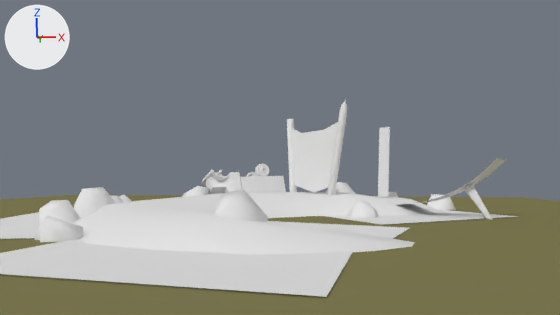
Renders of the Blender file Game/spidersIsle.blend from each side of a commit.
Rendered twice from the file's camera 'Camera'. Lighting does not change. The marker at upper left points along +X, +Y and +Z.

Objects in the first picture: 'G_Truck', 'LaunchRamp', 'Pen', 'Pen.001', 'PondScum', 'PondScum.001', 'PondScum.002', 'PondWaterTEST', 'Ruler', 'SI_Rock.001', 'SI_Rock.004', 'SI_Rock.005', 'SpiderIsle', 'Web'.
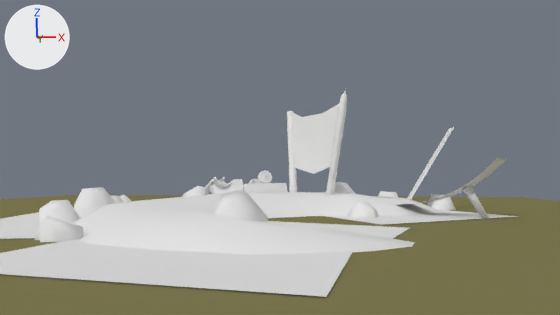
Pixel boxes [x1, y1, x2, y2] of what changed, in the pictures (560 x 315 px):
```json
{"object": "Web", "change": "mesh rescaled, moved", "before": [292, 122, 338, 193], "after": [291, 104, 339, 174]}
{"object": "G_Truck", "change": "moved", "before": [202, 163, 286, 194], "after": [205, 170, 288, 194]}
{"object": "Ruler", "change": "moved, turned", "before": [378, 127, 390, 197], "after": [407, 127, 454, 200]}
{"object": "Pen", "change": "moved", "before": [327, 100, 347, 195], "after": [326, 91, 347, 195]}
{"object": "LaunchRamp", "change": "reshaped, moved", "before": [400, 158, 507, 219], "after": [400, 158, 507, 205]}
{"object": "Pen.001", "change": "moved", "before": [287, 119, 297, 192], "after": [287, 111, 297, 192]}
{"object": "LR_Nail", "change": "added", "after": [462, 185, 489, 219]}
{"part": 1, "of": "me_jumpslope", "change": "deleted", "before": [464, 184, 492, 219]}
```

The change, as JSON lines over the scene's bpy script:
```json
{"block": "me_jumpslope", "where": "me_jumpslope.from_pydata(...)  # 14 vertices, 7 faces; spans x -11.4..11.0, y -3.2..3.2, z -7.9..9.5"}
{"block": "me_jumpslope", "where": "# used by ob_launchramp; location = (47.1, 0.6, 2.0); rotation_euler = (0.0, 0.0, -0.618), in degrees (0, 0, -35)"}
{"op": "remove", "block": "me_jumpslope", "code": "me_jumpslope.materials.append(mat_isle)  # white #e7e7e7"}
{"block": "me_jumpslope", "change": "me_jumpslope part 1: the loose piece of 4 vertices spanning x 2.7..11.0, y -1.3..0.3, z -7.9..4.8 is deleted"}
{"op": "add", "block": "me_jumpslope", "code": "me_jumpslope.materials.append(mat_truck)  # white #e7e7e7"}
{"block": "me_web", "where": "me_web.from_pydata(...)  # 10 vertices, 9 faces; spans x -10.3..9.8, y -8.3..8.8, z 0.0"}
{"block": "me_web", "where": "# used by ob_web; location = (18.1, 13.2, 12.6); rotation_euler = (1.571, 0.0, -3.986), in degrees (90, 0, -228)"}
{"block": "me_web", "change": "me_web part 2: the whole mesh is scaled about its middle by (0.964, 0.964, 1), then moved by (0.0, 0.5, 0.0)"}
{"op": "add", "block": "me_jumpslope_001", "code": ["me_jumpslope_001 = bpy.data.meshes.new('jumpSlope.001')", "me_jumpslope_001.from_pydata([(-2.73, -0.56, 2.47), (-1.87, 1.11, 3.02), (-0.96, -0.56, 3.6), (5.56, 0.01, -9.08)], [], [(1, 0, 3), (3, 0, 2), (3, 2, 1)])", "me_jumpslope_001.polygons.foreach_set('use_smooth', [True] * 3)", "me_jumpslope_001.materials.append(mat_isle)  # white #e7e7e7"]}
{"op": "set", "path": "ob_launchramp.location", "old": "(47.1, 0.6, 2.0)", "new": "(46.8, 0.9, 5.6)"}
{"op": "set", "path": "ob_web.location", "old": "(18.1, 13.2, 12.6)", "new": "(18.1, 13.2, 16.3)"}
{"op": "set", "path": "ob_ruler.location", "old": "(36.2, 28.7, 1.3)", "new": "(40.6, 15.7, 2.4)"}
{"op": "set", "path": "ob_ruler.rotation_euler", "old": "(0.0515, 0.0, -3.912)", "new": "(0.548, 0.0, -4.621)", "note": "degrees (3, 0, -224) -> degrees (31, 0, -265)"}
{"op": "set", "path": "ob_pen_001.location", "old": "(11.6, 20.9, 28.6)", "new": "(11.6, 20.9, 30.7)"}
{"op": "set", "path": "ob_pen.location", "old": "(21.1, 9.9, -4.9)", "new": "(21.1, 9.9, -2.8)"}
{"op": "set", "path": "ob_g_truck.location", "old": "(-4.2, 24.9, 10.2)", "new": "(-3.4, 24.7, 8.2)"}
{"op": "add", "block": "ob_lr_nail", "code": ["ob_lr_nail = bpy.data.objects.new('LR_Nail', me_jumpslope_001)", "ob_lr_nail.parent = ob_launchramp", "ob_lr_nail.matrix_parent_inverse = Matrix(((0.815, -0.58, 0.0, -37.67), (0.58, 0.815, 0.0, -27.86), (0.0, 0.0, 1.0, -5.609), (0.0, 0.0, 0.0, 1.0)))", "ob_lr_nail.location = (51.03, -2.201, 2.924)", "ob_lr_nail.rotation_euler = (0.0, 0.0, -0.618)  # degrees (0, 0, -35)"]}
```
